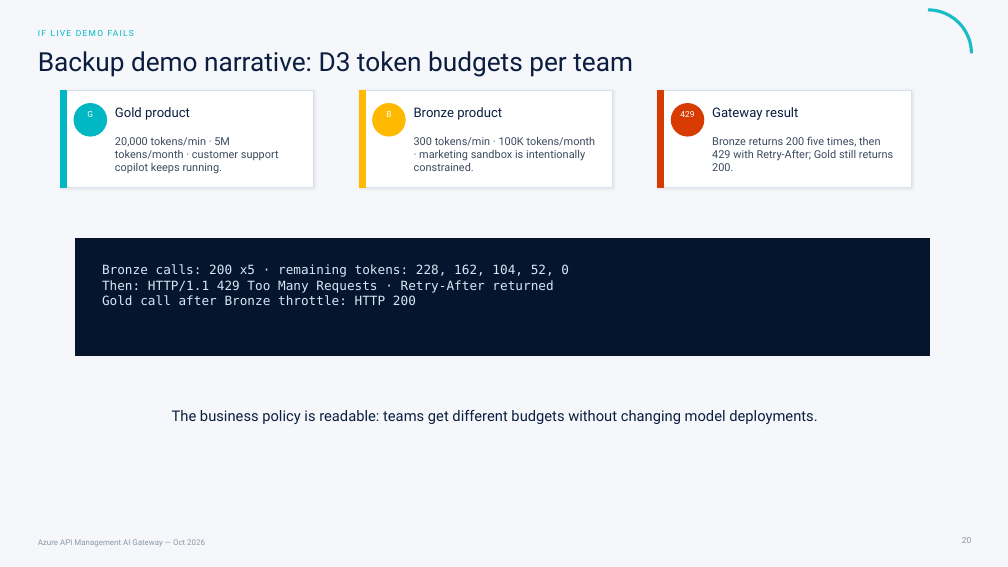
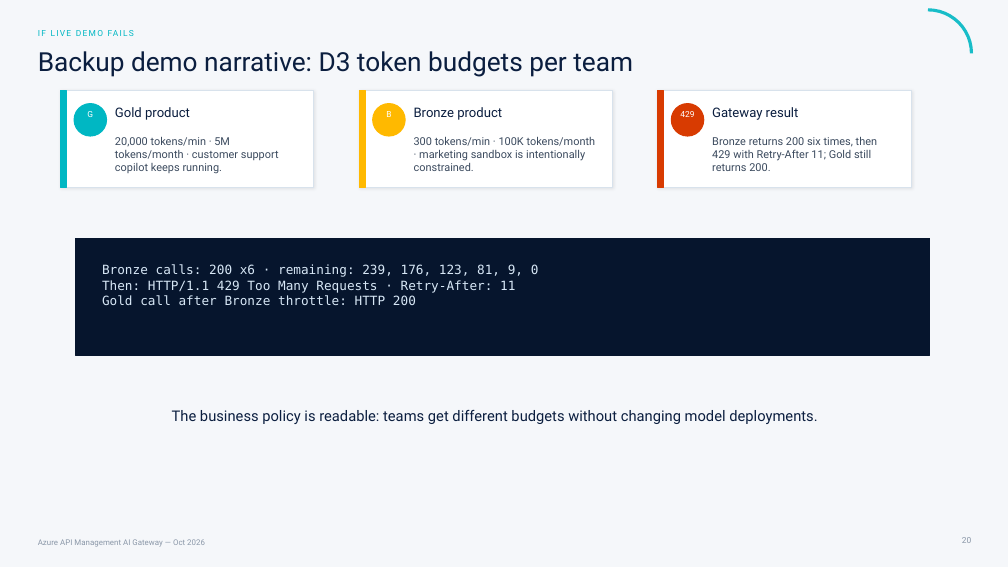
Before and after one commit to frkim/apim-demo, a slide deck: slide 20 of docs/presentations/apim-ai-gateway-session.pptx. Drawn at 1008x567 pixels with LibreOffice and Linux fonts; fonts in the diff are those of the drawing. Boxes give left, top, right and bottom in pixels: in the first picture for what was removed or moved away, otherwise in the second. Text is boxed around its words. In the diff, an @@ line names an element or a change of style, - is before the commit and + after.

```diff
--- a/docs/presentations/apim-ai-gateway-session.pptx
+++ b/docs/presentations/apim-ai-gateway-session.pptx
@@ text at bbox=[712, 137, 877, 171]: text changed @@
-Bronze returns 200 five times, then 429 with Retry-After; Gold still returns 200.
+Bronze returns 200 six times, then 429 with Retry-After 11; Gold still returns 200.
@@ text at bbox=[102, 264, 539, 293]: text changed @@
-Bronze calls: 200 x5 · remaining tokens: 228, 162, 104, 52, 0
-Then: HTTP/1.1 429 Too Many Requests · Retry-After returned
+Bronze calls: 200 x6 · remaining: 239, 176, 123, 81, 9, 0
+Then: HTTP/1.1 429 Too Many Requests · Retry-After: 11
```
Also in this commit, not shown: 11 other slides changed, 32 other files.
